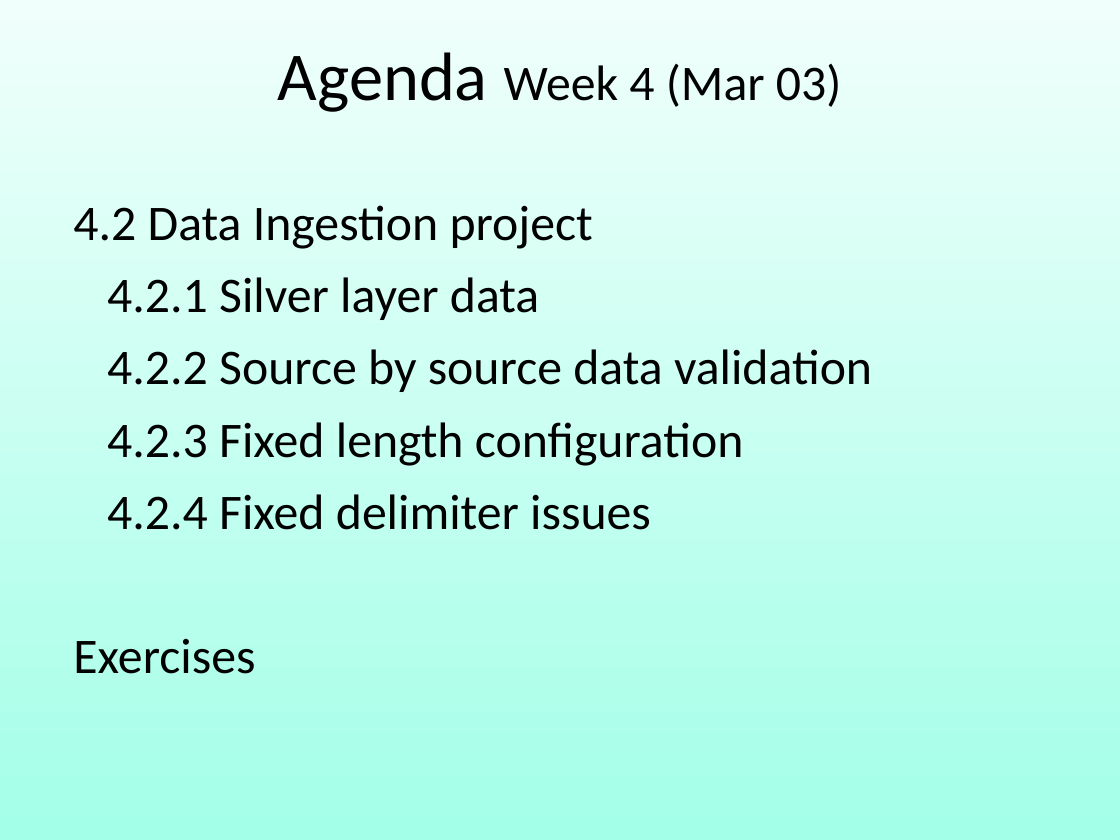
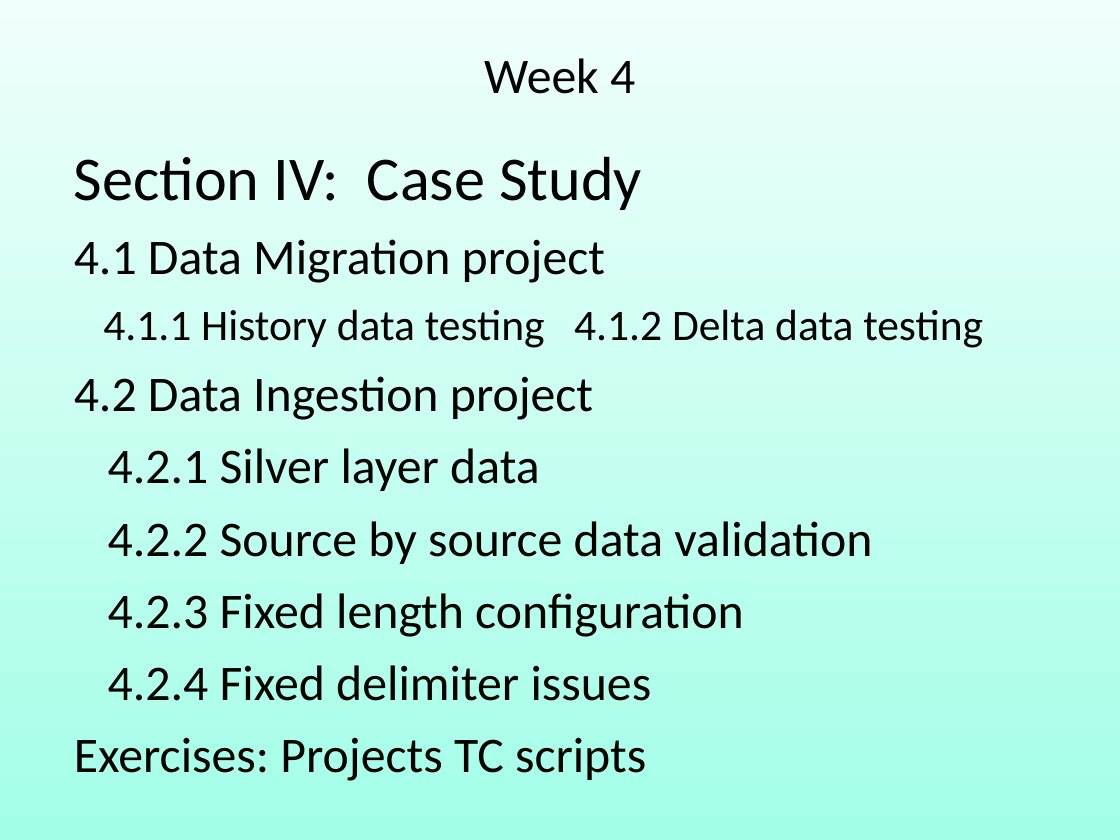
Before and after one commit to robin3795/Data, a slide deck: slide 6 of 2018_1.ppt. Drawn at 1120x840 pixels with LibreOffice and Linux fonts; fonts in the diff are those of the drawing. Boxes give left, top, right and bottom in pixels: in the first picture for what was removed or moved away, otherwise in the second. Text is boxed around its words. In the diff, an @@ line names an element or a change of style, - is before the commit and + after.

```diff
--- a/2018_1.ppt
+++ b/2018_1.ppt
@@ text in free at [484, 58, 635, 94]: text changed @@
-Agenda Week 4 (Mar 03)
+Week 4
@@ free "Section IV: Case Study": place and size @@
-free "Section IV: Case Study" at [56, 185, 1064, 690]
+free "Section IV: Case Study" at [56, 132, 1064, 637]
@@ text in free at [74, 156, 983, 348]: paragraphs added @@
+Section IV: Case Study
+4.1 Data Migration project
+4.1.1 History data testing 4.1.2 Delta data testing
@@ text in free at [74, 376, 872, 701]: indent changed @@
@@ text in free at [74, 737, 646, 781]: text changed @@
-Exercises
+Exercises: Projects TC scripts
```
Also in this commit, not shown: 53 other slides changed, 35 slides added, 8 slides removed.
